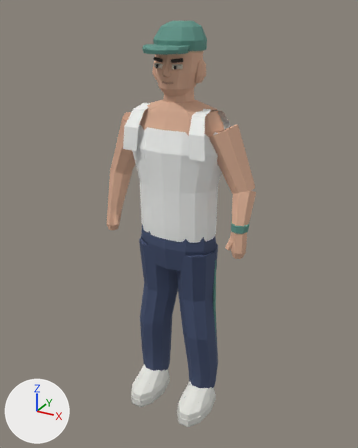
Two versions of the glTF model characters/lior.glb, one commit apart.
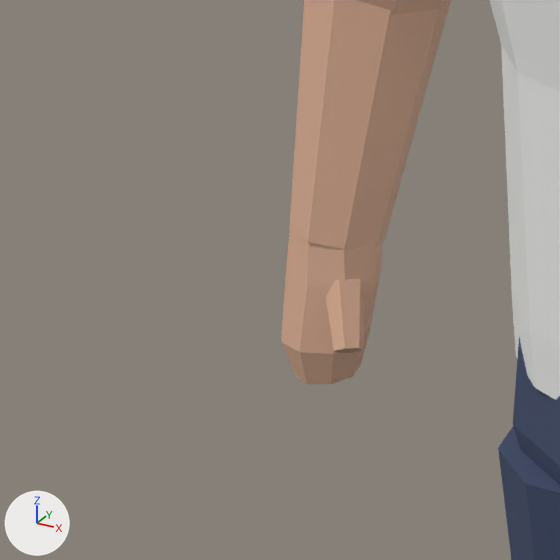
The first picture shows the older version from a camera (50 mm lens) standing at (0.996, -1.803, 1.887) and looking at (0.003, 0.003, 0.984). The close-ups show the older and then the newer version on the part from 18% to 41% of the width and 39% to 57% of the height of that picture. Only the edits that show in the close-ups are written down. The axes (+X, +Y, +Z) are drawn at lower left. The lights are the same throughout. Vertices at exactly the same position are counted once.

Script lines for the objects in view, before the commit:
```python
me_03_lior___waist_and_hips = bpy.data.meshes.new('03 Lior | Waist and hips')
me_03_lior___waist_and_hips.from_pydata(...)  # 1026 vertices, 1854 faces; spans x -0.36..0.36, y -0.2..0.14, z 0.01..1.83
me_03_lior___waist_and_hips.materials.append(mat_03_lior___trousers)  # dark blue #404d6c
me_03_lior___waist_and_hips.materials.append(mat_cotton___chalk_white)  # white #f5f6f3
me_03_lior___waist_and_hips.materials.append(mat_03_lior___skin)  # beige #daad93
me_03_lior___waist_and_hips.materials.append(mat_03_lior___accent)  # cyan #5d9386
me_03_lior___waist_and_hips.materials.append(mat_sneaker___rubber)  # light grey #d3d3cd
me_03_lior___waist_and_hips.materials.append(mat_sneaker___ivory)  # white #e6e6df
me_03_lior___waist_and_hips.materials.append(mat_eyes___warm_ivory)  # pale yellow #d7cebf
me_03_lior___waist_and_hips.materials.append(mat_eyes___charcoal)  # black #29231f
me_03_lior___waist_and_hips.materials.append(mat_hair___espresso)  # brown #3c2e26
me_03_lior___waist_and_hips.materials.append(mat_03_lior___lips)  # beige #b59079
ob_03_lior___character = bpy.data.objects.new('03 Lior | Character', me_03_lior___waist_and_hips)
ob_03_lior___character.location = (0.0, 0.0, 0.0)
```
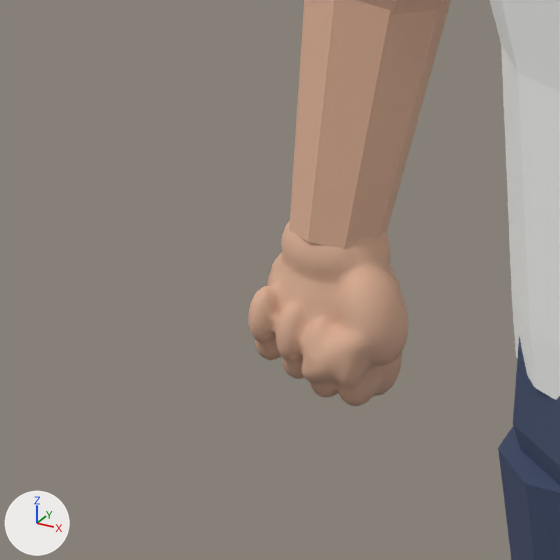
Pixel boxes [x1, y1, x2, y2] of what changed, in the close-ups (560 x 560 px):
'Avi | Sculpted fist right.003', added (beige): after [248, 221, 408, 406]
part 1 of me_03_lior___waist_and_hips, deleted (beige): before [281, 232, 382, 384]
part 2 of me_03_lior___waist_and_hips, deleted (beige): before [326, 279, 365, 353]

The change, as a list of edits to the scene's bpy script:
```text
Change me_03_lior___waist_and_hips:
    used by ob_03_lior___character; location = (0.0, 0.0, 0.0)
    remove me_03_lior___waist_and_hips.from_pydata(...)  # 1026 vertices, 1854 faces; spans x -0.36..0.36, y -0.2..0.14, z 0.01..1.83
    add me_03_lior___waist_and_hips.from_pydata(...)  # 938 vertices, 1694 faces; spans x -0.36..0.36, y -0.2..0.14, z 0.01..1.83
    me_03_lior___waist_and_hips part 1: the loose piece of 32 vertices spanning x -0.36..-0.29, y -0.08..0.0, z 0.91..1.02 is deleted
    me_03_lior___waist_and_hips part 2: the loose piece of 12 vertices spanning x -0.32..-0.28, y -0.08..-0.04, z 0.94..0.99 is deleted
    other edits to the shape of me_03_lior___waist_and_hips do not show in these pictures
Add me_sphere_005:
    me_sphere_005.from_pydata(...)  # 2004 vertices, 3999 faces; spans x -0.3784..-0.2588, y -0.0892..0.0024, z 0.8931..1.0342
    me_sphere_005.materials.append(mat_03_lior___skin)  # beige #daad93
Add ob_avi___sculpted_fist_right_003:
    ob_avi___sculpted_fist_right_003 = bpy.data.objects.new('Avi | Sculpted fist right.003', me_sphere_005)
    ob_avi___sculpted_fist_right_003.location = (0.0, 0.0, 0.0)
```
